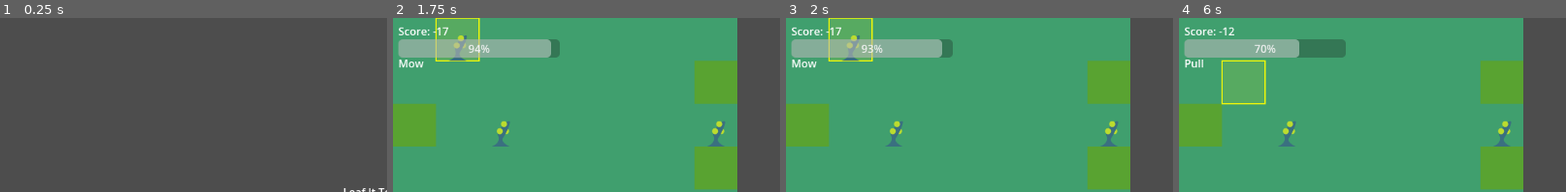
Above: before the commit, frames 1-4 (left to right).
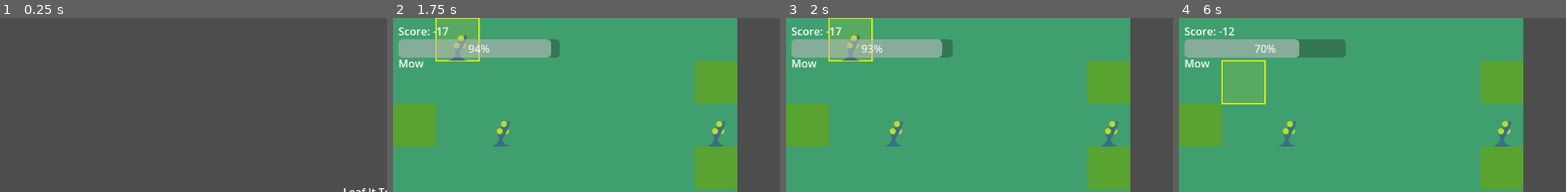
Above: after the commit, the same moments.

Repository: mcelroyian/lawndemonium
Game: Godot game, scene res://scenes/StartScreen.tscn
Same seed, same stepped clock (60 frames per second), same inputs: the game is played once before the commit and once after it.
Inputs:
- Up to frame 1 (0.25 s): no input
- Up to frame 2 (1.75 s): click "Start" at 0.5 s; tap Enter at 1.25 s; hold D (move_right) from 1.28 s (still down); hold Space (action) from 1.28 s (still down); tap Tab (toggle_action) at 1.55 s
- Up to frame 3 (2 s): keep holding D (move_right); keep holding Space (action)
- Up to frame 4 (6 s): release D (move_right) at 2.03 s; release Space (action) at 2.03 s; hold S (move_down) 2.03-2.78 s; tap Tab (toggle_action) at 2.1, 3.05, 3.6 s; tap Space (action) at 2.3, 3.8, 5.1, 5.75 s; tap Enter at 2.75, 5 s; hold D (move_right) 2.78-3.53 s; hold Space (action) 2.78-3.53 s; hold W (move_up) 3.53-4.28 s; hold Tab (toggle_action) 4.28-5.03 s; hold A (move_left) 4.28-5.78 s; tap Ctrl at 4.35 s; hold S (move_down) from 5.78 s (still down); hold Tab (toggle_action) from 5.78 s (still down)
The pictures show only the part of the screen within x 0-50%, y 0-50%; the shares and areas given below are measured in that part.

Frames 1-3 are identical in both runs. In frame 4, 0.2% of the frame differs, in the area x 1-9%, y 23-29%.

Commit message:
Enhance player input handling: auto-act on mow during movement and action toggle

Diff:
--- a/scripts/Player.gd
+++ b/scripts/Player.gd
@@ -28,6 +28,9 @@
         emit_signal("performed_action", cursor, current_action)
     elif event.is_action_pressed("toggle_action"):
         current_action = ("pull" if current_action == "mow" else "mow")
+        # If switching into mow, immediately act on the current tile
+        if current_action == "mow":
+            emit_signal("performed_action", cursor, current_action)
 
 func move_cursor(delta: Vector2i) -> void:
     var nx: int = clamp(cursor.x + delta.x, 0, grid_size.x - 1)
@@ -35,6 +38,9 @@
     cursor = Vector2i(nx, ny)
     _sync_position()
     queue_redraw()
+    # Auto-act when in mow mode so movement mows without pressing Space
+    if current_action == "mow":
+        emit_signal("performed_action", cursor, current_action)
 
 func _draw() -> void:
     var size := Vector2(tile, tile)
Not shown, changed: agents.md
Not shown, changed: projectDocs.md
